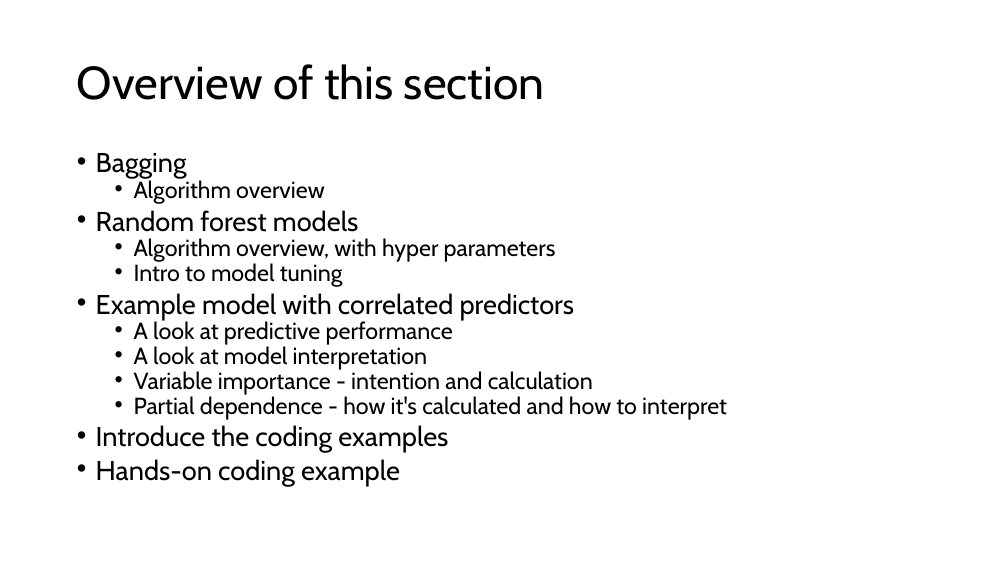
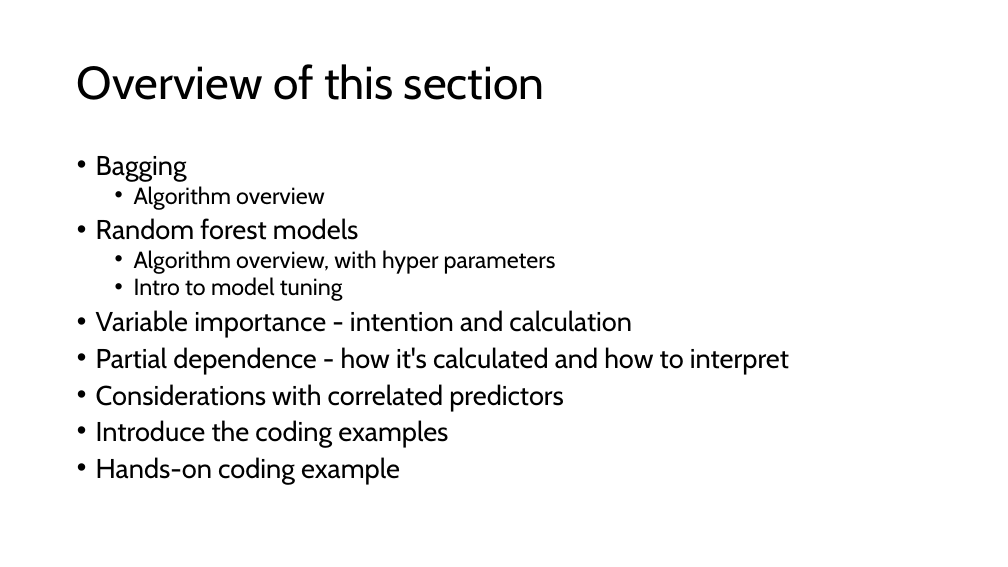
Before and after one commit to grantvagle/ml_methods_workshop, a slide deck: slide 2 of slides/03_random_forests.pptx. Drawn at 1008x567 pixels with LibreOffice and Linux fonts; fonts in the diff are those of the drawing. Boxes give left, top, right and bottom in pixels: in the first picture for what was removed or moved away, otherwise in the second. Text is boxed around its words. In the diff, an @@ line names an element or a change of style, - is before the commit and + after.

Commit message:
Slides: Variable importance added Code: Variable importance expanded

```diff
--- a/slides/03_random_forests.pptx
+++ b/slides/03_random_forests.pptx
@@ text at [96, 156, 789, 484]: size 22.2 to 25.9 pt in "Variable importance - intention and calculation", "Partial dependence - how it's calculated and ..."; line spacing 0.7 to 0.8; list level 2 to 1 in "Variable importance - intention and ..."; list level 2 to 1 in "Partial dependence - how it's ..." @@
@@ text at [96, 293, 575, 370]: paragraphs removed @@
-• Example model with correlated predictors
-  • A look at predictive performance
-  • A look at model interpretation
@@ text at [96, 384, 564, 411]: paragraph added @@
+• Considerations with correlated predictors
```
Also in this commit, not shown: 1 other slide changed, 1 slide added, 1 other file.
